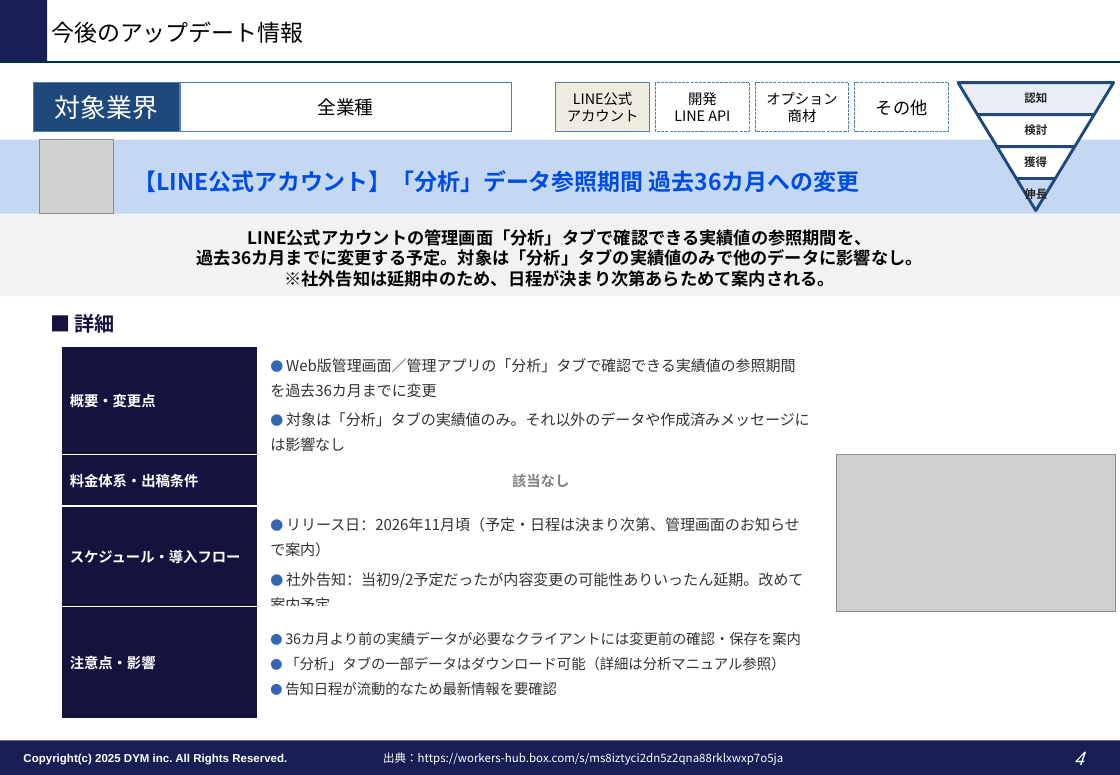
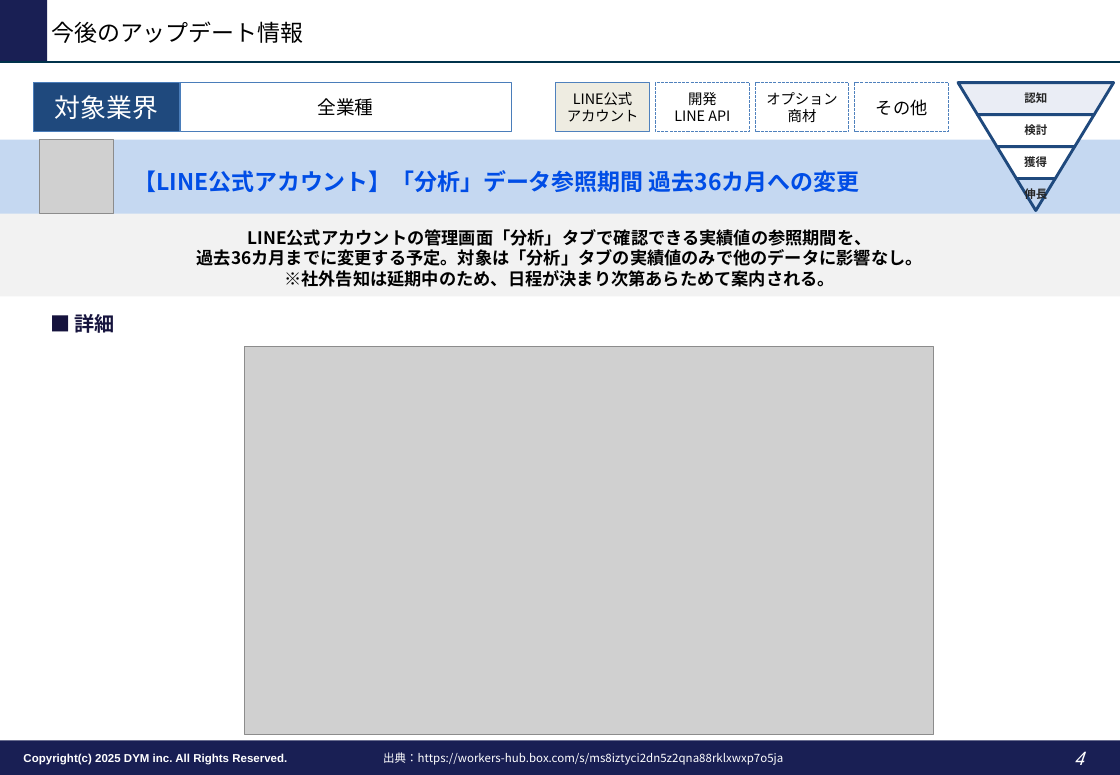
Before and after one commit to tonomura-r-dev/folder, a slide deck: slide 4 of LINEOA媒体最新情報_2026年9月トレンドレポート.pptx. Drawn at 1120x775 pixels with LibreOffice and Linux fonts; fonts in the diff are those of the drawing; grey boxes stand for pictures; background and template pictures are left out. Boxes give left, top, right and bottom in pixels: in the first picture for what was removed or moved away, otherwise in the second. Text is boxed around its words. In the diff, an @@ line names an element or a change of style, - is before the commit and + after.

```diff
--- a/LINEOA媒体最新情報_2026年9月トレンドレポート.pptx
+++ b/LINEOA媒体最新情報_2026年9月トレンドレポート.pptx
@@ table removed at (62, 347, 822, 720), 4 rows, 2 columns @@
-概要・変更点 | ● Web版管理画面／管理アプリの「分析」タブで確認できる実績値の参照期間を過去36カ月までに変更 / ● 対象は「分析」タブの実績値のみ。それ以外のデータや作成済みメッセージには影響なし
-料金体系・出稿条件 | 該当なし
-スケジュール・導入フロー | ● リリース日：2026年11月頃（予定・日程は決まり次第、管理画面のお知らせで案内） / ● 社外告知：当初9/2予定だったが内容変更の可能性ありいったん延期。改めて案内予定
-注意点・影響 | ● 36カ月より前の実績データが必要なクライアントには変更前の確認・保存を案内 / ● 「分析」タブの一部データはダウンロード可能（詳細は分析マニュアル参照） / ● 告知日程が流動的なため最新情報を要確認
@@ picture: place and size @@
-picture at (838, 455, 1117, 612)
+picture at (244, 347, 933, 735)
```
Also in this commit, not shown: 5 other slides changed, 1 other file.
